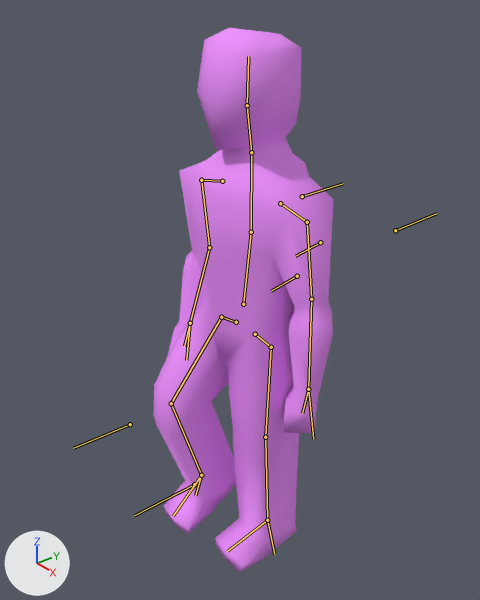
Two versions of the Blender file gmlPlayerWithModelMerge/blender_model/Man0.20.blend, one commit apart.
Before and after are seen from a camera (50 mm lens) standing at (5.51, -6.35, 3.59) and looking at (-0.14, -1.71, -0.26). The axes (+X, +Y, +Z) are drawn at lower left. The lights are the same throughout. Both versions are drawn at the pose saved in each file; the numbers are the values there. The bones that bend it are drawn over the model as lines.

Names of what the first picture shows: 'Man'.
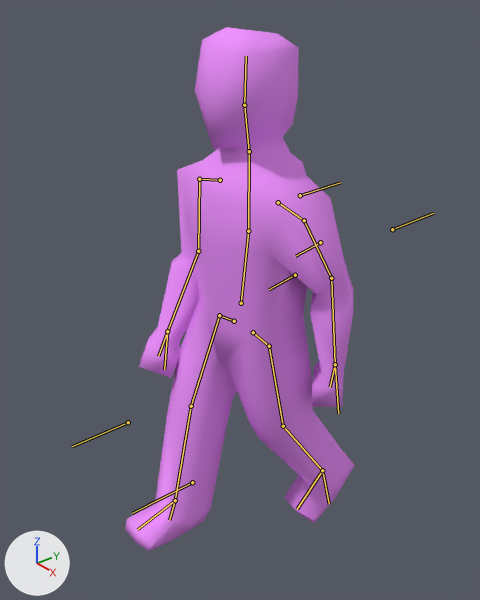
Changed parts and their boxes (x1, y1, x2, y2) in the pictures (480 x 600 px):
'Man', posed (28% wider)
    before: (153, 28, 333, 572)
    after: (125, 27, 355, 551)
bone 'Root.1', root to tip
    before: (297, 276) to (271, 291)
    after: (295, 275) to (269, 289)
bone 'Forearm.l', root to tip
    before: (311, 299) to (308, 389)
    after: (331, 278) to (335, 364)
bone 'Forearm.r', root to tip
    before: (209, 247) to (190, 323)
    after: (198, 251) to (167, 331)
bone 'Iktarget.Hand.l', root to tip
    before: (308, 389) to (313, 439)
    after: (335, 364) to (338, 413)
bone 'Iktarget.Hand.r', root to tip
    before: (190, 323) to (186, 360)
    after: (167, 331) to (164, 369)
bone 'Iktarget.Foot.r', root to tip
    before: (201, 475) to (195, 495)
    after: (175, 500) to (169, 520)
bone 'Iktarget.Foot.l', root to tip
    before: (267, 520) to (274, 554)
    after: (322, 470) to (329, 503)

Edits to the bpy script that builds the scene:
```text
Change bone_root_1:
    where bone_root_1 = bpy.data.objects['Skeleton'].pose.bones['Root.1']  # child of 'Root'
    bone_root_1.location: (-0.04, 0.03, -0.27) -> (0.0, 0.03, -0.27)
Change bone_forearm_l:
    where bone_forearm_l = bpy.data.objects['Skeleton'].pose.bones['Forearm.l']  # child of 'Biceps.l'
    bone_forearm_l.rotation_quaternion: (1.0, 0.0, 0.0, 0.0) -> (0.993, 0.077, 0.011, -0.093)  # degrees (0, 0, 0) -> degrees (9, 2, -11)
Change bone_forearm_r:
    where bone_forearm_r = bpy.data.objects['Skeleton'].pose.bones['Forearm.r']  # child of 'Biceps.r'
    bone_forearm_r.rotation_quaternion: (1.0, 0.0, 0.0, 0.0) -> (0.979, 0.162, -0.01, 0.124)  # degrees (0, 0, 0) -> degrees (18, -3, 14)
Change bone_iktarget_hand_l:
    where bone_iktarget_hand_l = bpy.data.objects['Skeleton'].pose.bones['Iktarget.Hand.l']  # child of 'Root.1'
    bone_iktarget_hand_l.location: (0.21, -0.04, -0.09) -> (0.18, -0.16, -0.57)
Change bone_iktarget_hand_r:
    where bone_iktarget_hand_r = bpy.data.objects['Skeleton'].pose.bones['Iktarget.Hand.r']  # child of 'Root.1'
    bone_iktarget_hand_r.location: (-0.07, -0.05, 0.11) -> (-0.19, -0.14, 0.54)
Change bone_iktarget_foot_r:
    where bone_iktarget_foot_r = bpy.data.objects['Skeleton'].pose.bones['Iktarget.Foot.r']  # child of 'Root'
    bone_iktarget_foot_r.location: (0.1, -0.31, 0.34) -> (0.04, -0.14, 0.82)
Change bone_iktarget_foot_l:
    where bone_iktarget_foot_l = bpy.data.objects['Skeleton'].pose.bones['Iktarget.Foot.l']  # child of 'Root'
    bone_iktarget_foot_l.location: (-0.01, -0.01, -0.03) -> (-0.09, -0.28, -1.1)
```
